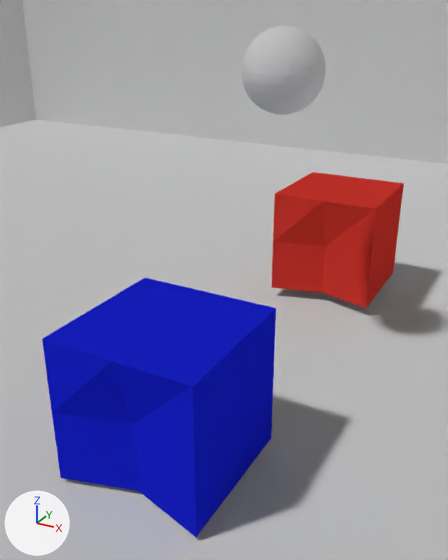
The Blender file vsss.blend as it was, and as the next commit left it.
Rendered twice from a 50 mm lens placed at (13.3, -22.4, 19.3), pointed at (-1.7, 4.9, 5.7). The lights are fixed; the arrows at lower left show +X, +Y and +Z.

Before the edit, the objects in view are built like this:
```python
me_cube_000 = bpy.data.meshes.new('Cube.000')
me_cube_000.from_pydata(...)  # 18 vertices, 12 faces; spans x -3.5..3.5, y -3.5..3.5, z -3.5..3.5
me_cube_000.materials.append(mat_equipo_azul)  # blue #1d27e7
me_cube_002 = bpy.data.meshes.new('Cube.002')
me_cube_002.from_pydata(...)  # 18 vertices, 12 faces; spans x -3.5..3.5, y -3.5..3.5, z -3.5..3.5
me_cube_002.materials.append(mat_equipo_rojo)  # red #e73d34
me_sphere = bpy.data.meshes.new('Sphere')
me_sphere.from_pydata(...)  # a UV sphere (32 segments, 16 rings, poles along z) spanning x -2.13..2.13, y -2.13..2.13, z -2.13..2.13
me_sphere.materials.append(mat_elasticidad_bola)  # white #e7e7e7
ob_ball = bpy.data.objects.new('Ball', me_sphere)
ob_ball.location = (0.0, 8.0, 16.38)
ob_robot_blueteam = bpy.data.objects.new('Robot_BlueTeam', me_cube_000)
ob_robot_blueteam.location = (0.0, -3.34, 3.76)
ob_robot_redteam = bpy.data.objects.new('Robot_RedTeam', me_cube_002)
ob_robot_redteam.location = (0.0, 18.81, 4.21)
# also in view: 'Field' at (0.0, 0.0, 50.0)
```
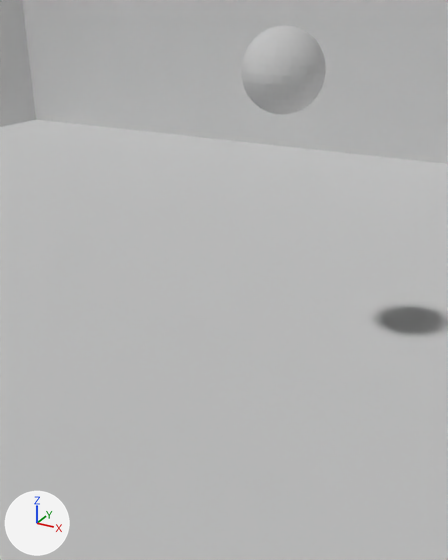
What changed in the scene script:
```text
Change ob_robot_redteam:
    ob_robot_redteam.location: (0.0, 18.81, 4.21) -> (0.0, 18.81, 3.5)
    add ob_robot_redteam.hide_set(True)  # its collection is switched off
Change ob_robot_blueteam:
    ob_robot_blueteam.location: (0.0, -3.34, 3.76) -> (0.0, -3.34, 3.5)
    add ob_robot_blueteam.hide_set(True)  # its collection is switched off
```

Boxes (x1, y1, x2, y2) around the edits, measured in the pictures (448 x 560 px):
'Robot_BlueTeam', hidden (blue): before (42, 278, 276, 537)
'Robot_RedTeam', hidden (red): before (272, 172, 404, 308)
